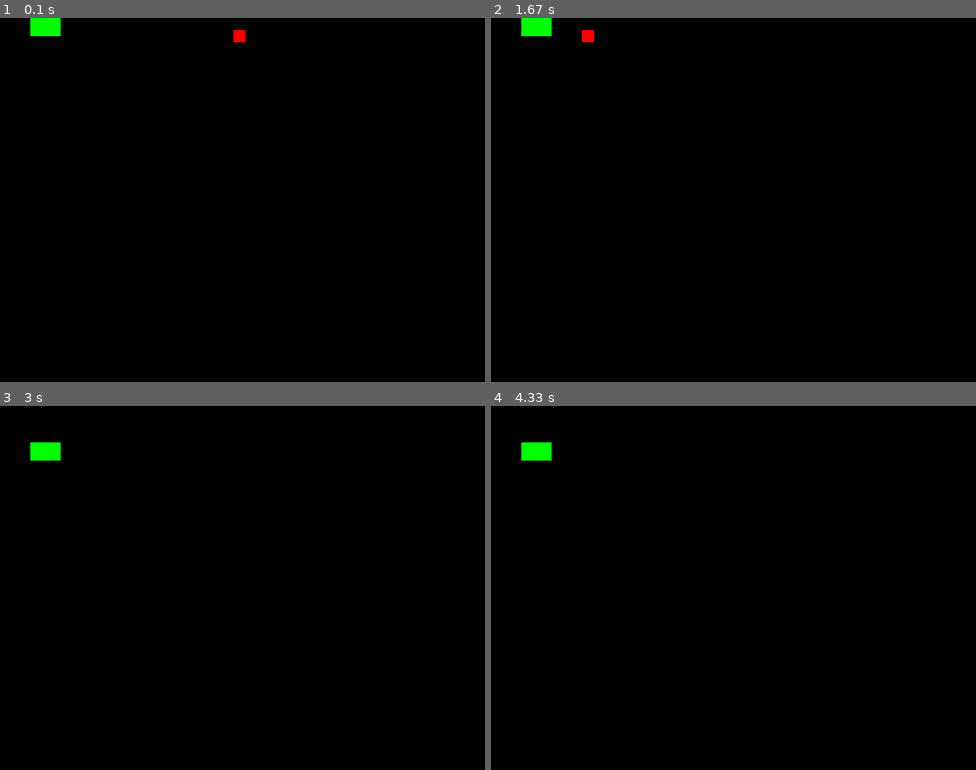
Above: before the commit, frames 1-4 (two rows, left to right).
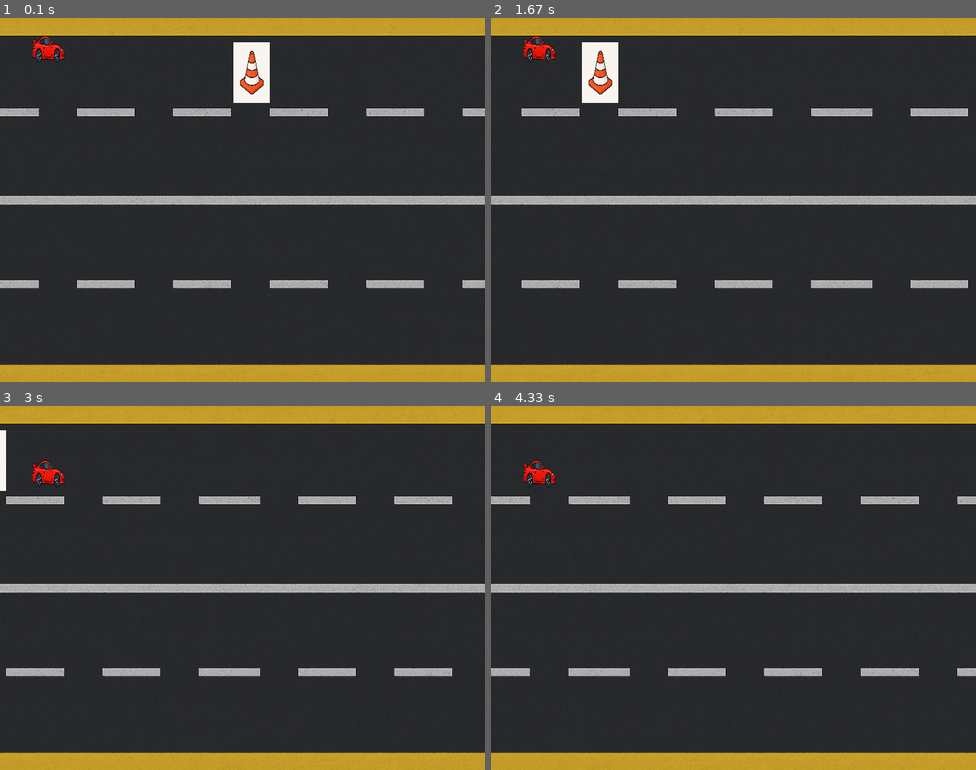
Above: after the commit, the same moments.

Repository: Nevet21/ProyectoEstructuras
Game: pygame game, started from Main.py
Two runs of this game, one before a commit and one after it. Both use one fixed random seed, a clock stepped at 60 frames per second and the inputs below.
Inputs:
- Up to frame 1 (0.1 s): no input
- Up to frame 2 (1.67 s): hold Up 0.33-0.8 s; hold Down 0.83-1.13 s; hold Up 1.17-1.53 s; hold Down from 1.57 s (still down)
- Up to frame 3 (3 s): release Down at 1.93 s; hold Up 1.97-2.27 s; hold Down 2.3-2.6 s; hold Up from 2.63 s (still down)
- Up to frame 4 (4.33 s): release Up at 3 s; hold Down 3.03-3.4 s; hold Up 3.43-3.73 s; hold Down 3.77-4.07 s; hold Up from 4.1 s (still down)

The runs differ from the first frame. In frame 1, 100% of the frame differs, in the area x 0-100%, y 0-100%; in frame 2, 100%; in frame 3, 100%; in frame 4, 100%.

Commit message:
mejoras graficas y cambio del sentido de vertical a horizontal

Diff:
--- a/gui/GamePygame.py
+++ b/gui/GamePygame.py
@@ -11,8 +11,25 @@
 
         # Motor del juego
         self.juego = JuegoModel()
-        # Agregar obstáculo de prueba
-        self.juego.agregar_obstaculo(400, carril=1)
+        self.juego.agregar_obstaculo(400, carril=2)
+
+        # Cargar imágenes
+        self.car_img = pygame.image.load("assets/car.png")
+        self.car_img = pygame.transform.scale(self.car_img, (60, 100))
+
+        self.obst_img = pygame.image.load("assets/obstaculo.png")
+        self.obst_img = pygame.transform.scale(self.obst_img, (60, 100))
+
+        self.road_img = pygame.image.load("assets/road.png")
+        self.road_img = pygame.transform.scale(self.road_img, (self.WIDTH, self.HEIGHT))
+
+        # Para simular movimiento de carretera
+        # Para simular movimiento de carretera
+        self.road_x = 0
+
+
+        # Fuente para HUD
+        self.font = pygame.font.SysFont("Arial", 24, bold=True)
 
     def run(self):
         running = True
@@ -36,15 +53,31 @@
                 obst.mover(self.juego.velocidad)
             self.juego.verificar_colisiones()
 
-            # Dibujar
-            self.screen.fill((0, 0, 0))
+            # Dibujar fondo con efecto de movimiento
+            # Dibujar fondo con efecto de movimiento horizontal
+            self.road_x -= 5  # se mueve hacia la izquierda
+            if self.road_x <= -self.WIDTH:
+                self.road_x = 0
+
+            self.screen.blit(self.road_img, (self.road_x, 0))
+            self.screen.blit(self.road_img, (self.road_x + self.WIDTH, 0))
+
+
+            # Dibujar carro
             carro = self.juego.carro
-            pygame.draw.rect(self.screen, (0, 255, 0),
-                             (carro.x, carro.carril * carro.alto - carro.altura_actual,
-                              carro.ancho, carro.alto))
+            self.screen.blit(
+                self.car_img,
+                (carro.x, carro.carril * carro.alto - carro.altura_actual)
+            )
+
+            # Dibujar obstáculos
             for obst in self.juego.carretera.obstaculos:
-                pygame.draw.rect(self.screen, (255, 0, 0),
-                                 (obst.x, obst.carril * obst.alto, obst.ancho, obst.alto))
+                self.screen.blit(
+                    self.obst_img,
+                    (obst.x, obst.carril * obst.alto)
+                )
+
+
 
             pygame.display.flip()
             self.clock.tick(30)
Binary file added: assets/car.png
Binary file added: assets/obstaculo.png
Binary file added: assets/road.png
Empty file removed: config.json
Empty file removed: gui/__init__.py
Empty file removed: models/__init__.py
